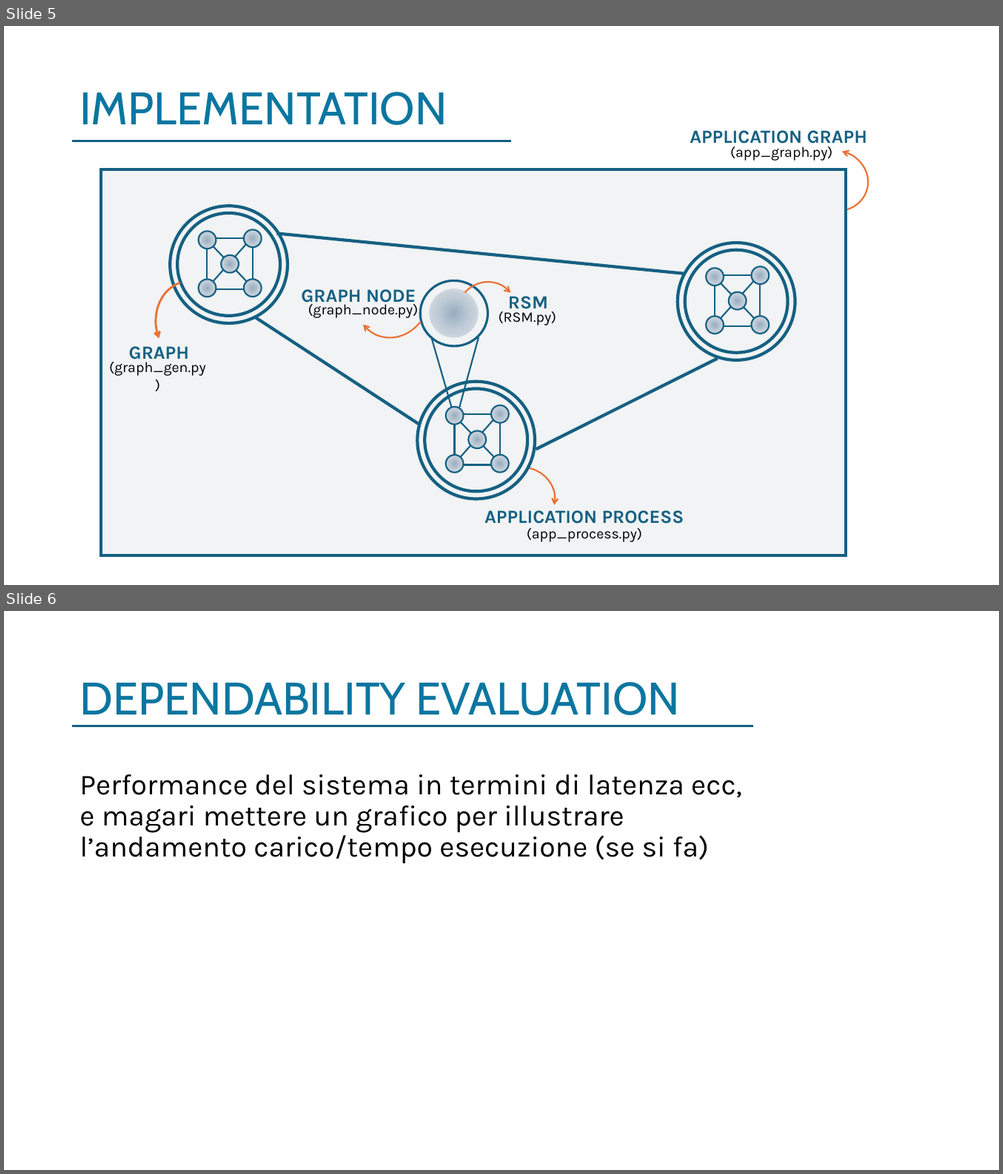
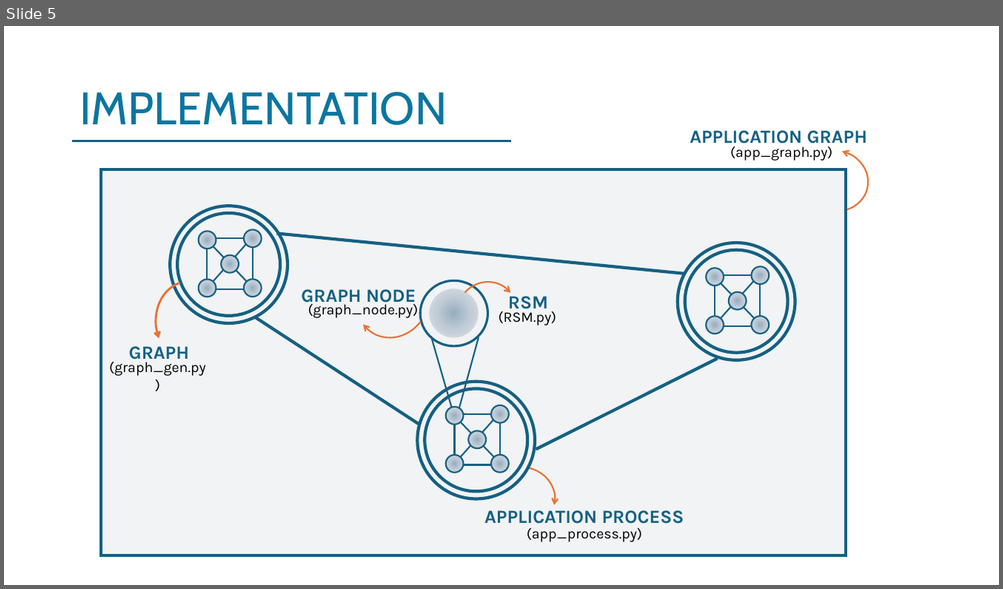
Before and after one commit to Teoz00/progettoDDS, a slide deck: DDS Presentation .pptx. Shown one above the other, each under a label of ours: slides 5 and 6 before the commit, slide 5 after it. The pictures are 1003x1174 and 1003x589 pixels, drawn with LibreOffice and Linux fonts; fonts in the diff are those of the drawing. Boxes give left, top, right and bottom in pixels: in the first picture for what was removed or moved away, otherwise in the second. Text is boxed around its words. In the diff, an @@ line names an element or a change of style, - is before the commit and + after.

```diff
--- a/DDS Presentation .pptx
+++ b/DDS Presentation .pptx
@@ slide 6 removed at (x1=4, y1=611, x2=999, y2=1170), background #FFFFFF @@
@@ title removed at (x1=79, y1=682, x2=680, y2=715) @@
-DEPENDABILITY EVALUATION
@@ line removed from (73, 726) to (753, 726) @@
@@ text removed at (x1=79, y1=775, x2=742, y2=864) @@
-Performance del sistema in termini di latenza ecc, e magari mettere un grafico per illustrare l’andamento carico/tempo esecuzione (se si fa)
```
Also in this commit, not shown: 1 slide changed, 5 slides added, 2 other slides removed, 1 other file.
